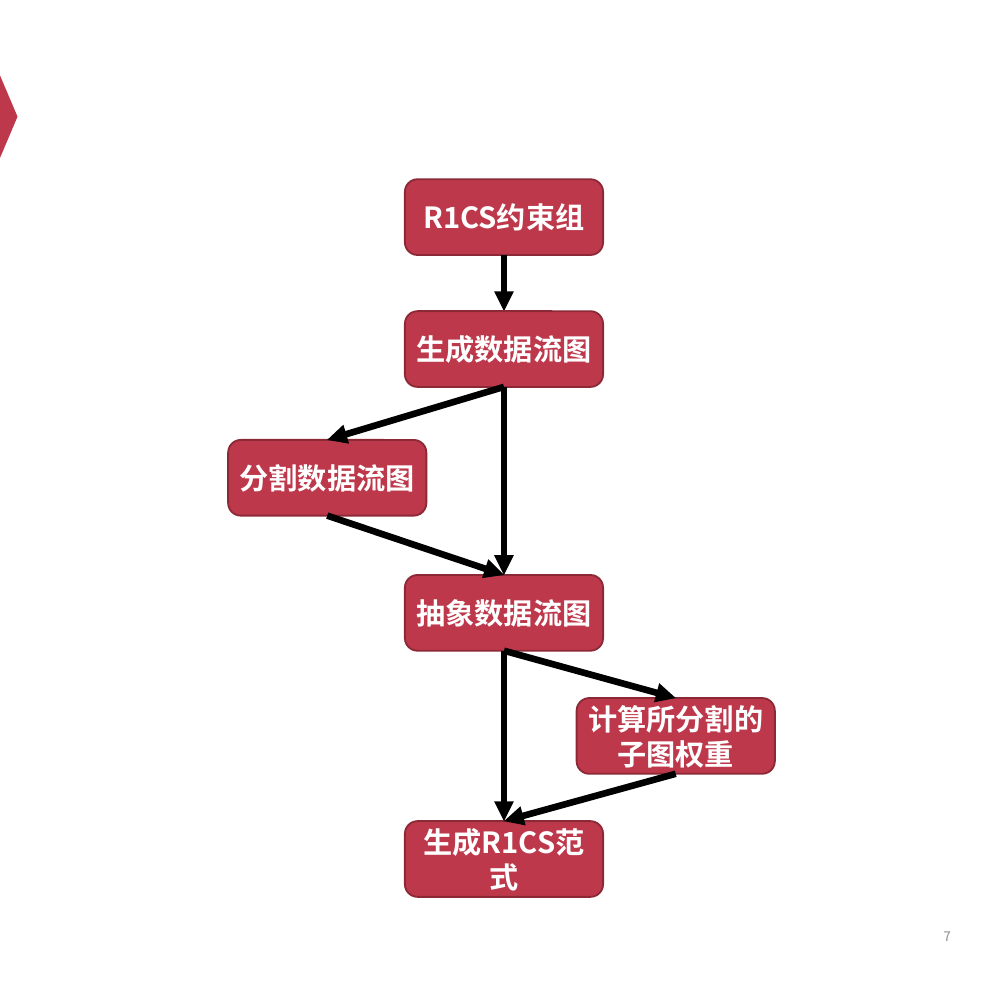
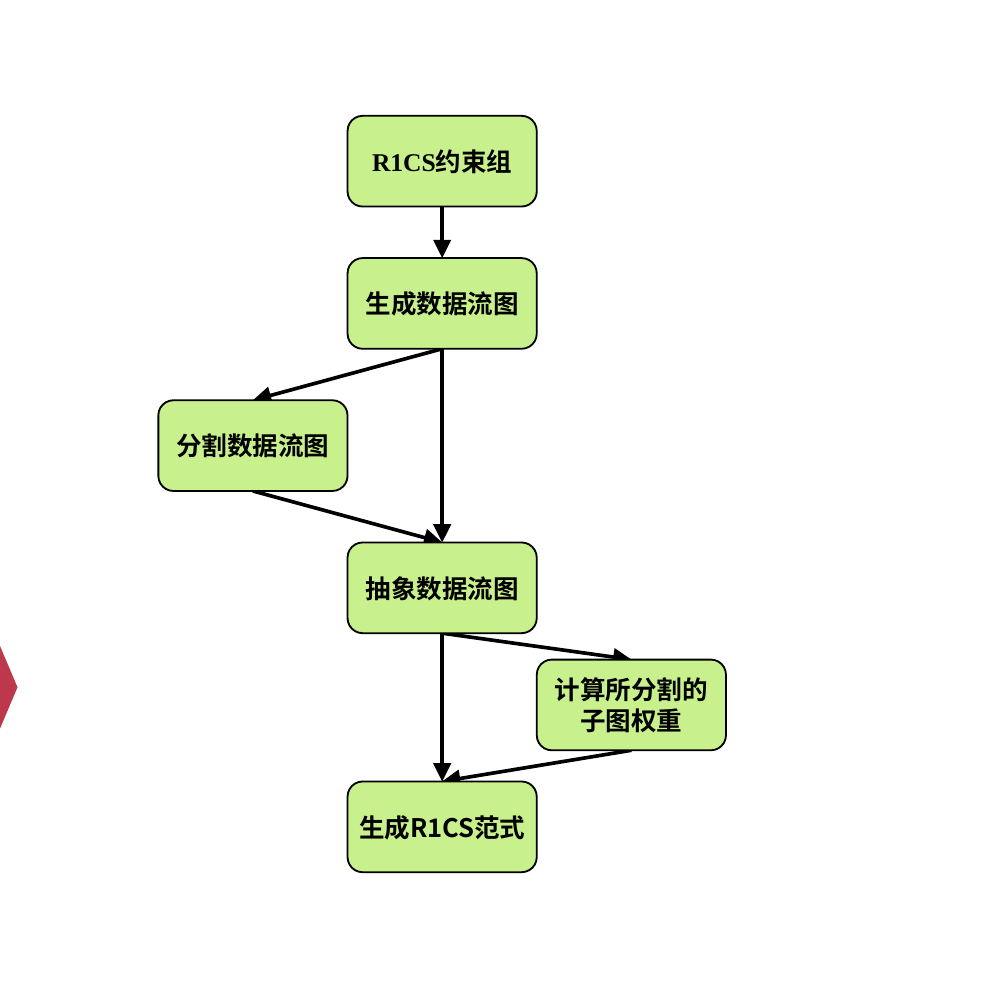
Before and after one commit to Ash1sc/R1CS-normal-form-generator, a slide deck: slide 4 of meeting_docs/中期答辩/中期答辩PPT [自动保存的].pptx (slide 7 before the commit). Drawn at 1008x982 pixels with LibreOffice and Linux fonts; fonts in the diff are those of the drawing. Boxes give left, top, right and bottom in pixels: in the first picture for what was removed or moved away, otherwise in the second. Text is boxed around its words. In the diff, an @@ line names an element or a change of style, - is before the commit and + after.

```diff
--- a/meeting_docs/中期答辩/中期答辩PPT [自动保存的].pptx
+++ b/meeting_docs/中期答辩/中期答辩PPT [自动保存的].pptx
@@ rounded rectangle added at (x1=347, y1=116, x2=537, y2=206), fill #C8F08C, outline #000000 2 pt, 28 pt, text #000000, bold @@
+R1CS约束组
@@ rounded rectangle removed at (x1=405, y1=179, x2=603, y2=255) @@
-R1CS约束组
@@ arrow moved from (504, 255) - (504, 311) to (443, 207) - (443, 258) @@
@@ arrow (443, 207) - (443, 258): stroke #000000 7.25 pt to #000000 4 pt @@
@@ size 32 to 28 pt, text colour #FFFFFF to #000000; fill #BE384B to #C8F08C; outline #8D2937 2 pt to #000000 2 pt in 5 elements at (x1=537, y1=660, x2=726, y2=751), (x1=347, y1=542, x2=537, y2=633), (x1=347, y1=782, x2=537, y2=873), (x1=158, y1=401, x2=347, y2=491), (x1=347, y1=258, x2=537, y2=349) @@
@@ rounded rectangle "生成数据流图" resized from (x1=405, y1=311, x2=603, y2=387) to (x1=347, y1=258, x2=537, y2=349) @@
@@ arrow moved from (504, 387) - (327, 440) to (443, 349) - (253, 401) @@
@@ arrow (443, 349) - (253, 401): stroke #000000 7.25 pt to #000000 4 pt @@
@@ arrow moved from (504, 387) - (504, 575) to (443, 349) - (443, 542) @@
@@ arrow (443, 349) - (443, 542): stroke #000000 7.25 pt to #000000 4 pt @@
@@ rounded rectangle "分割数据流图" resized from (x1=229, y1=440, x2=427, y2=515) to (x1=158, y1=401, x2=347, y2=491) @@
@@ arrow moved from (327, 516) - (504, 575) to (253, 491) - (443, 542) @@
@@ arrow (253, 491) - (443, 542): stroke #000000 7.25 pt to #000000 4 pt @@
@@ rounded rectangle "抽象数据流图" resized from (x1=405, y1=575, x2=603, y2=651) to (x1=347, y1=542, x2=537, y2=633) @@
@@ triangle moved from (x1=0, y1=75, x2=17, y2=158) to (x1=0, y1=646, x2=17, y2=729) @@
@@ arrow moved from (504, 651) - (504, 822) to (443, 634) - (443, 782) @@
@@ arrow (443, 634) - (443, 782): stroke #000000 7.25 pt to #000000 4 pt @@
@@ arrow moved from (504, 651) - (676, 698) to (443, 634) - (632, 660) @@
@@ arrow (443, 634) - (632, 660): stroke #000000 7.25 pt to #000000 4 pt @@
@@ rounded rectangle "计算所分割的子图权重" resized from (x1=577, y1=698, x2=775, y2=774) to (x1=537, y1=660, x2=726, y2=751) @@
@@ arrow moved from (676, 774) - (504, 822) to (632, 751) - (443, 782) @@
@@ arrow (632, 751) - (443, 782): stroke #000000 7.25 pt to #000000 4 pt @@
@@ rounded rectangle "生成R1CS范式" resized from (x1=405, y1=822, x2=603, y2=897) to (x1=347, y1=782, x2=537, y2=873) @@
@@ page number removed at (x1=944, y1=931, x2=951, y2=941) @@
-7
```
Also in this commit, not shown: 7 other slides changed, 7 slides added, 4 slides removed, 38 other files.
